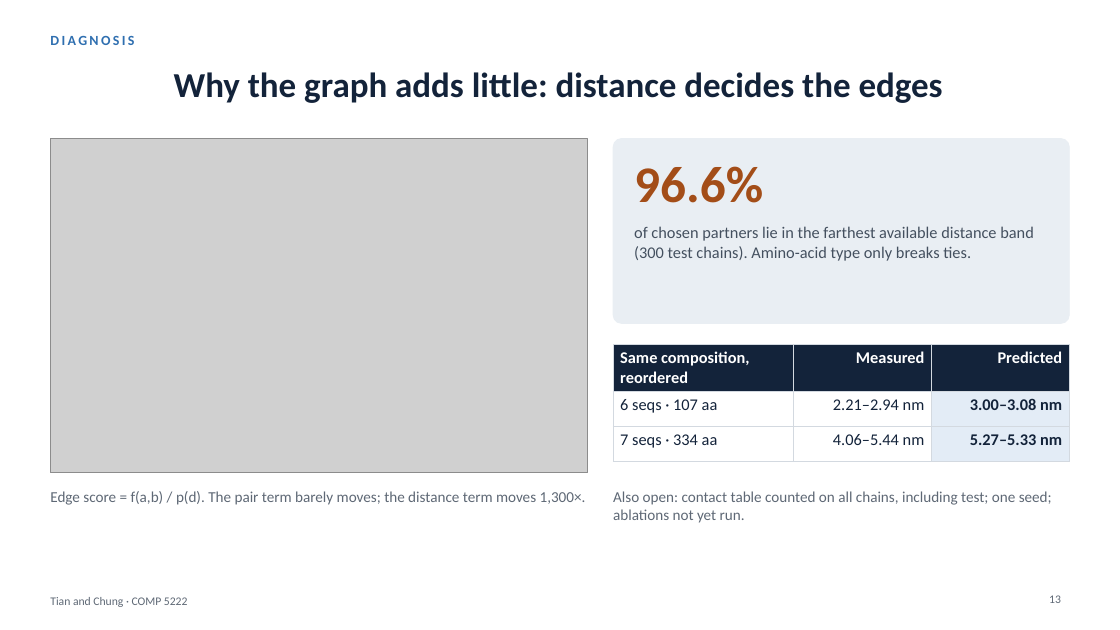
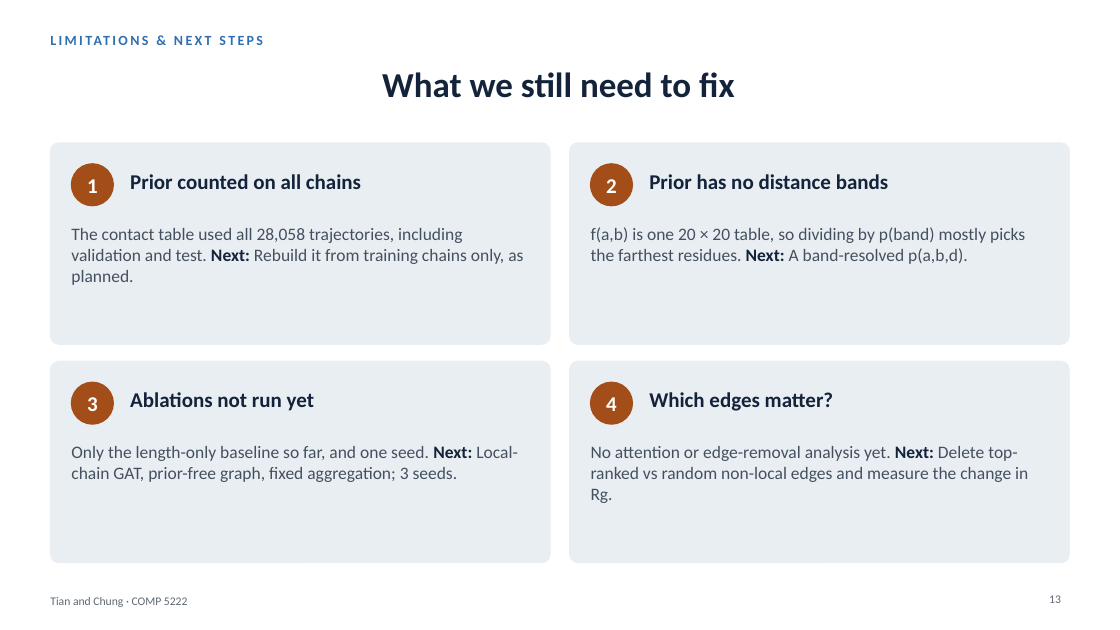
Before and after one commit to Andychung1229/claudev2, a slide deck: slide 13 of comp5222-presentation/ContactGAT_talk.pptx. Drawn at 1120x630 pixels with LibreOffice and Linux fonts; fonts in the diff are those of the drawing; grey boxes stand for pictures. Boxes give left, top, right and bottom in pixels: in the first picture for what was removed or moved away, otherwise in the second. Text is boxed around its words. In the diff, an @@ line names an element or a change of style, - is before the commit and + after.

```diff
--- a/comp5222-presentation/ContactGAT_talk.pptx
+++ b/comp5222-presentation/ContactGAT_talk.pptx
@@ text at [50,36,134,45]: text changed @@
-DIAGNOSIS
+LIMITATIONS & NEXT STEPS
@@ title at [382,72,734,98]: text changed @@
-Why the graph adds little: distance decides the edges
+What we still need to fix
@@ picture removed at [50,139,588,473] @@
@@ rounded rectangle added at [50,143,550,344], fill #E9EEF3, outline #E9EEF3 0.75 pt @@
@@ rounded rectangle: place and size @@
-rounded rectangle at [613,139,1070,323]
+rounded rectangle at [570,143,1070,344]
@@ rounded rectangle at [570,143,1070,344]: proportions changed @@
@@ ellipse added at [71,164,113,206], fill #A34D18, outline #A34D18 1 pt @@
@@ text added at [87,179,98,193], 18 pt, text #FFFFFF, bold @@
+1
@@ text added at [130,174,361,189], 18 pt, text #13233A, bold @@
+Prior counted on all chains
@@ ellipse added at [591,164,633,206], fill #A34D18, outline #A34D18 1 pt @@
@@ text added at [606,179,617,193], 18 pt, text #FFFFFF, bold @@
+2
@@ text removed at [634,166,763,203] @@
-96.6%
@@ text added at [649,174,888,189], 18 pt, text #13233A, bold @@
+Prior has no distance bands
@@ text at [71,228,523,285]: text changed; size 14 to 15 pt @@
-of chosen partners lie in the farthest available distance band (300 test chains). Amino-acid type only breaks ties.
+The contact table used all 28,058 trajectories, including validation and test. Next: Rebuild it from training chains only, as planned.
@@ text added at [591,227,1025,264], 15 pt, text #44505F @@
+f(a,b) is one 20 × 20 table, so dividing by p(band) mostly picks the farthest residues. Next: A band-resolved p(a,b,d).
@@ table removed at [613,344,1070,452], 3 rows, 3 columns @@
-Same composition, reordered | Measured | Predicted
-6 seqs · 107 aa | 2.21–2.94 nm | 3.00–3.08 nm
-7 seqs · 334 aa | 4.06–5.44 nm | 5.27–5.33 nm
@@ rounded rectangle added at [50,361,550,563], fill #E9EEF3, outline #E9EEF3 0.75 pt @@
@@ ellipse added at [71,382,113,424], fill #A34D18, outline #A34D18 1 pt @@
@@ rounded rectangle added at [570,361,1070,563], fill #E9EEF3, outline #E9EEF3 0.75 pt @@
@@ ellipse added at [591,382,633,424], fill #A34D18, outline #A34D18 1 pt @@
@@ text added at [87,397,98,411], 18 pt, text #FFFFFF, bold @@
+3
@@ text added at [130,392,314,411], 18 pt, text #13233A, bold @@
+Ablations not run yet
@@ text added at [606,397,617,411], 18 pt, text #FFFFFF, bold @@
+4
@@ text added at [649,392,834,411], 18 pt, text #13233A, bold @@
+Which edges matter?
@@ text added at [71,446,518,482], 15 pt, text #44505F @@
+Only the length-only baseline so far, and one seed. Next: Local-chain GAT, prior-free graph, fixed aggregation; 3 seeds.
@@ text added at [591,446,1028,503], 15 pt, text #44505F @@
+No attention or edge-removal analysis yet. Next: Delete top-ranked vs random non-local edges and measure the change in Rg.
@@ text removed at [50,491,586,505] @@
-Edge score = f(a,b) / p(d). The pair term barely moves; the distance term moves 1,300×.
@@ text removed at [613,491,1052,523] @@
-Also open: contact table counted on all chains, including test; one seed; ablations not yet run.
```
Also in this commit, not shown: 4 other slides changed, 3 slides added, 3 slides removed.
